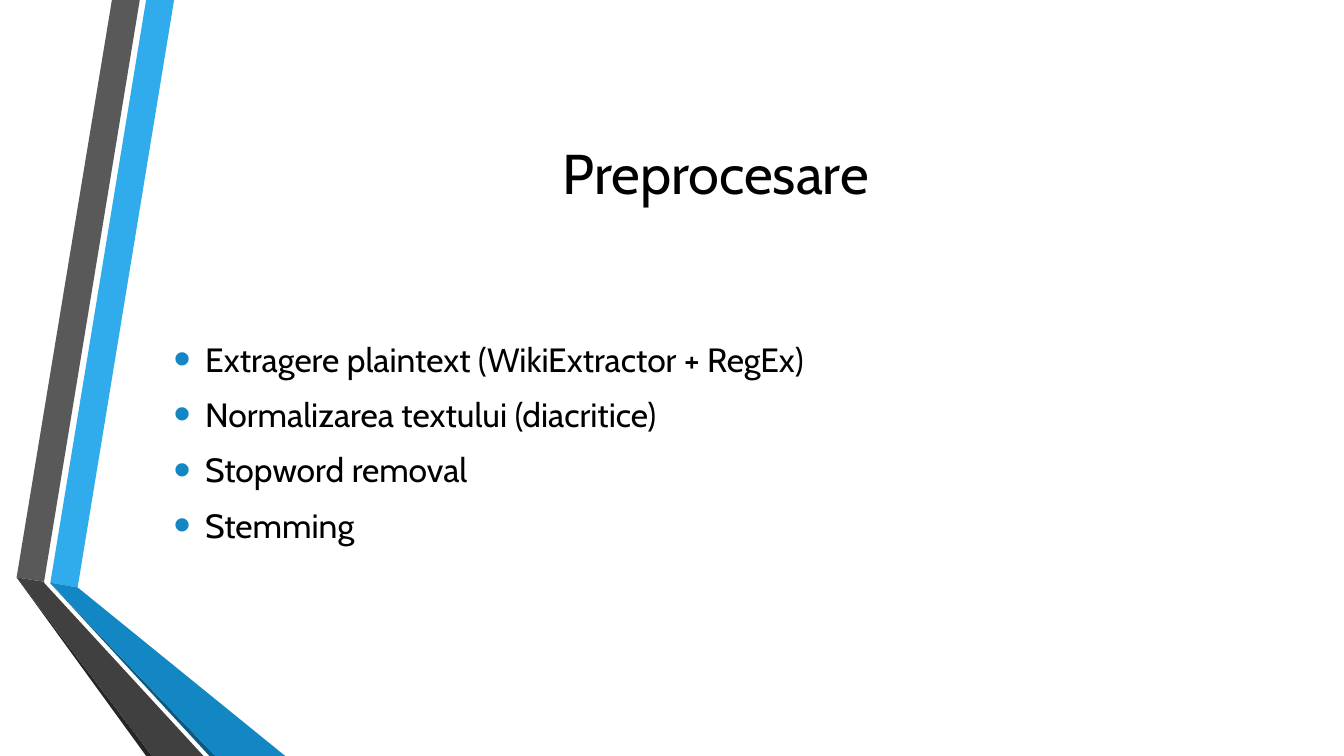
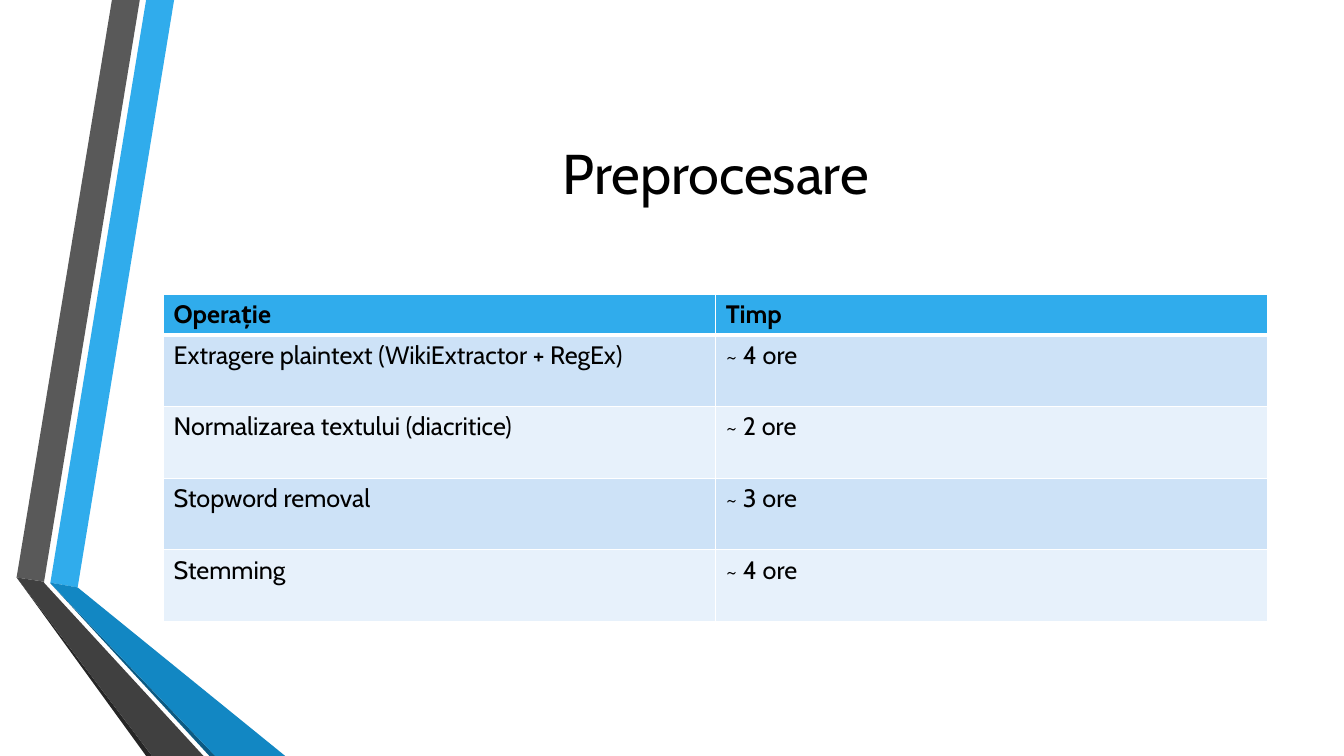
Before and after one commit to mihai2121/dis_2017, a slide deck: slide 10 of Prezentare -Colban Mihai.pptx (slide 9 before the commit). Drawn at 1344x756 pixels with LibreOffice and Linux fonts; fonts in the diff are those of the drawing; background and template pictures are left out. Boxes give left, top, right and bottom in pixels: in the first picture for what was removed or moved away, otherwise in the second. Text is boxed around its words. In the diff, an @@ line names an element or a change of style, - is before the commit and + after.

Commit message:
updated

```diff
--- a/Prezentare -Colban Mihai.pptx
+++ b/Prezentare -Colban Mihai.pptx
@@ table added at (x1=163, y1=294, x2=1268, y2=618), 5 rows, 2 columns @@
+Operație | Timp
+Extragere plaintext (WikiExtractor + RegEx) | ~ 4 ore
+Normalizarea textului (diacritice) | ~ 2 ore
+Stopword removal | ~ 3 ore
+Stemming | ~ 4 ore
@@ text removed at (x1=205, y1=346, x2=804, y2=546) @@
-• Extragere plaintext (WikiExtractor + RegEx)
-• Normalizarea textului (diacritice)
-• Stopword removal
-• Stemming
```
Also in this commit, not shown: 1 other slide changed, 3 slides added.
